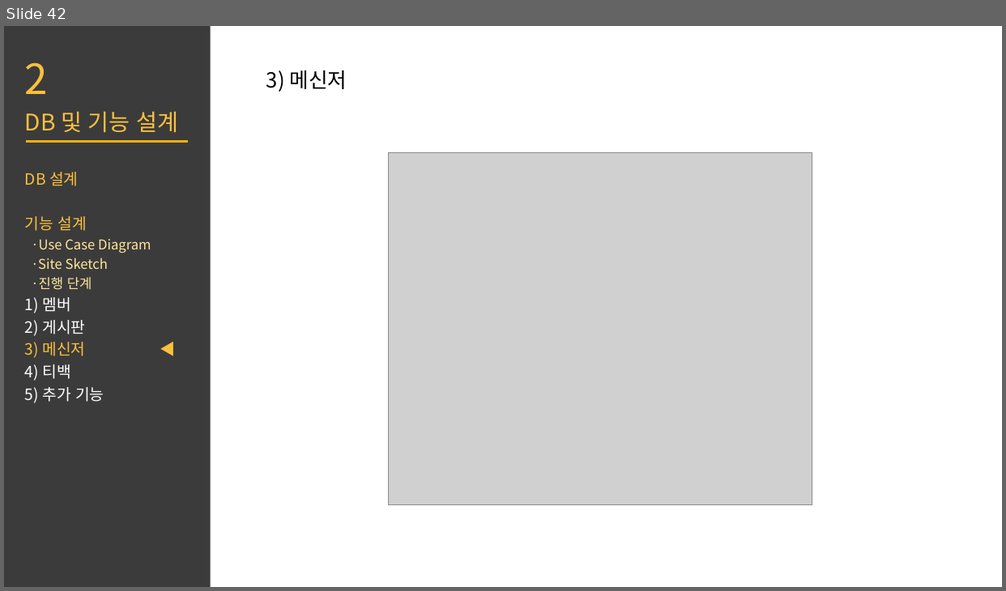
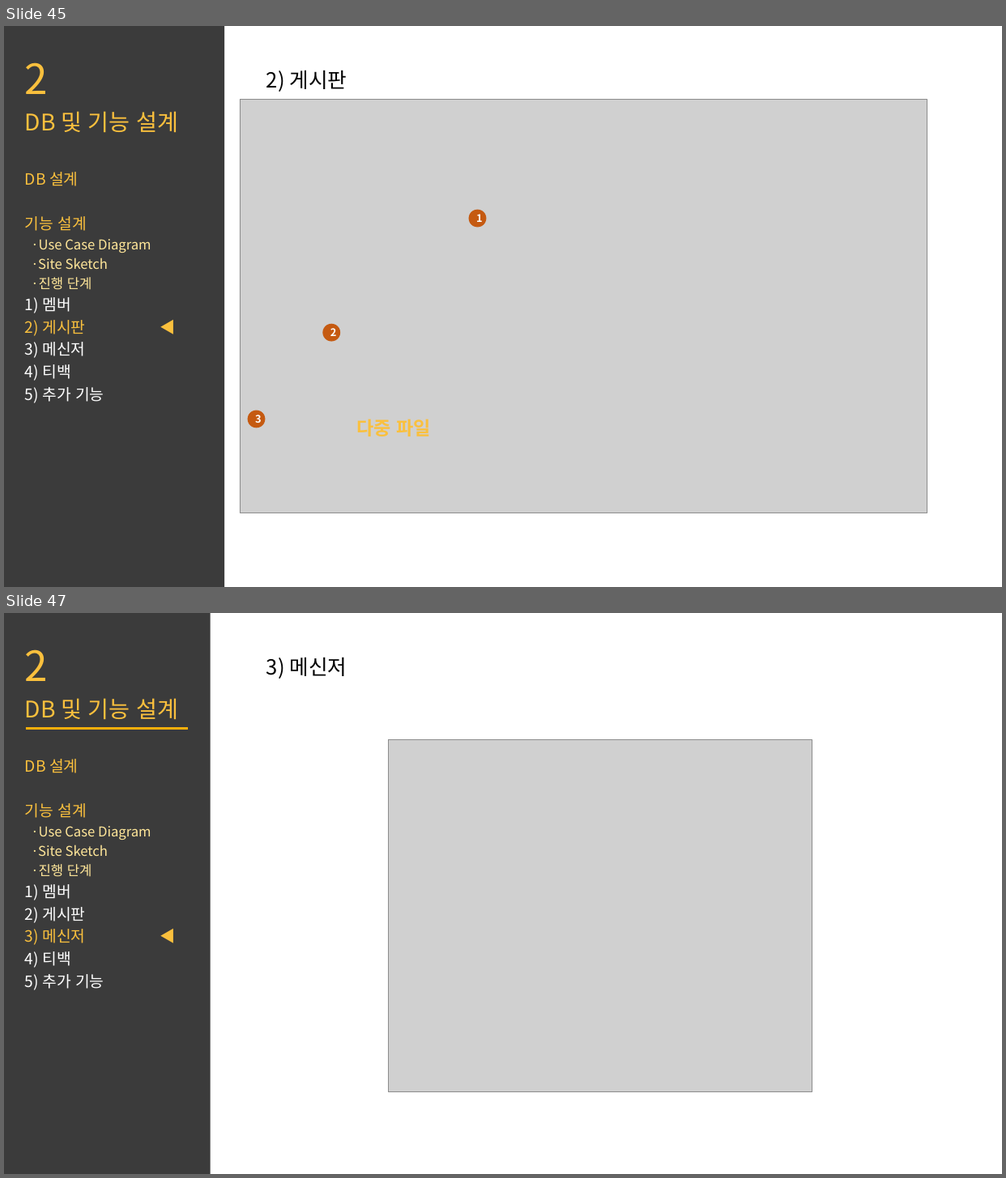
Before and after one commit to qaws2921/starthink, a slide deck: ppt_중간발표_수정/2_중간 발표.pptx. Shown one above the other, each under a label of ours: slide 42 before the commit, slides 45 and 47 after it; the slides between them are not shown. The pictures are 1006x591 and 1006x1178 pixels, drawn with LibreOffice and Linux fonts; fonts in the diff are those of the drawing; grey boxes stand for pictures. Boxes give left, top, right and bottom in pixels: in the first picture for what was removed or moved away, otherwise in the second. Text is boxed around its words. In the diff, an @@ line names an element or a change of style, - is before the commit and + after.

Commit message:
SNS 추가

```diff
--- a/ppt_중간발표_수정/2_중간 발표.pptx
+++ b/ppt_중간발표_수정/2_중간 발표.pptx
@@ slide 45 added at [4, 26, 1002, 587], background #FFFFFF @@
@@ rectangle added at [4, 26, 224, 587], fill #262626 at 90% opacity @@
@@ text added at [25, 62, 179, 403], 15 pt, text #FFE699 @@
+2
+DB 및 기능 설계
+DB 설계
+기능 설계
+·Use Case Diagram
+·Site Sketch
+·진행 단계
+1) 멤버
+2) 게시판 ◀
+3) 메신저
+4) 티백
+5) 추가 기능
@@ text added at [266, 70, 347, 92], 20 pt, text #000000 @@
+2) 게시판
@@ picture added at [240, 100, 928, 514] @@
@@ ellipse added at [469, 209, 487, 228], fill #C55A11, 10 pt, text #FFFFFF, bold @@
+1
@@ ellipse added at [323, 324, 341, 342], fill #C55A11, 10 pt, text #FFFFFF, bold @@
+2
@@ ellipse added at [247, 411, 266, 429], fill #C55A11, 10 pt, text #FFFFFF, bold @@
+3
@@ text added at [357, 419, 432, 437], 18 pt, text #FAC03D, bold @@
+다중 파일
@@ what was slide 42 is now slide 47 @@
```
Also in this commit, not shown: 2 slides changed, 4 other slides added.
